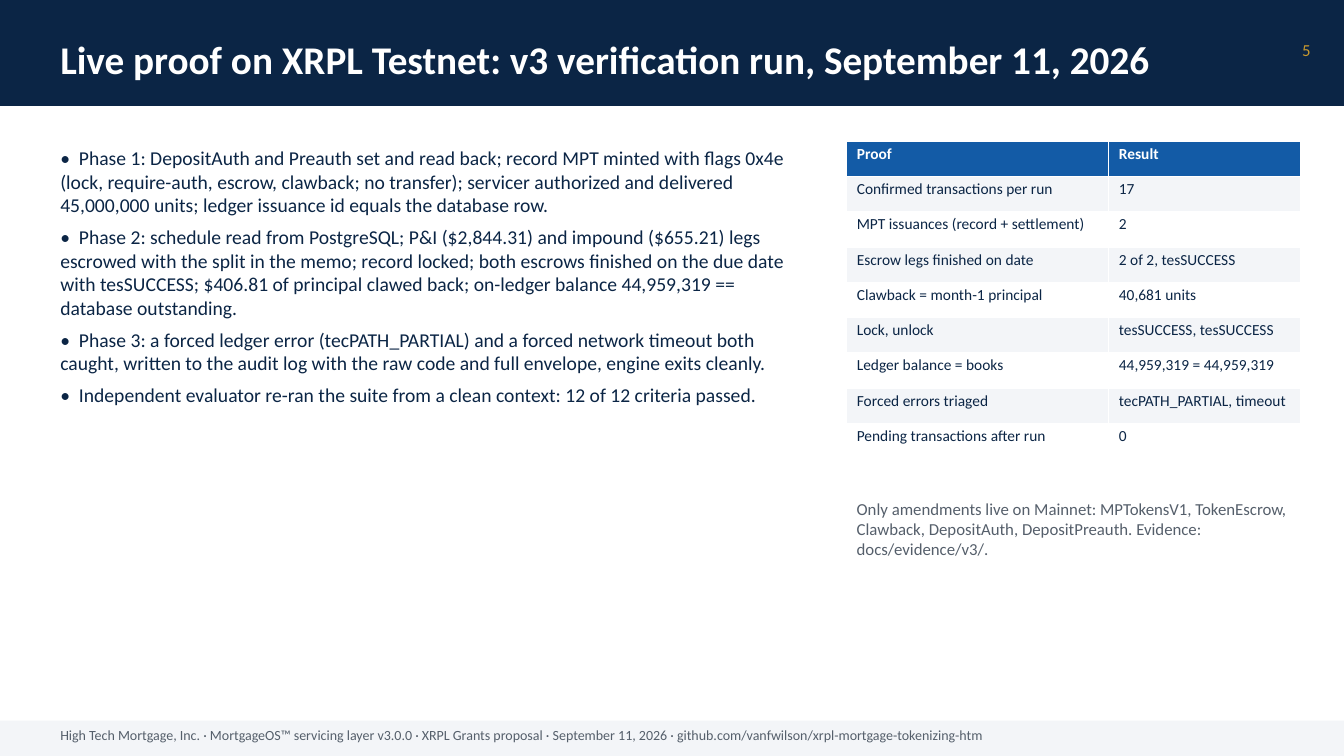
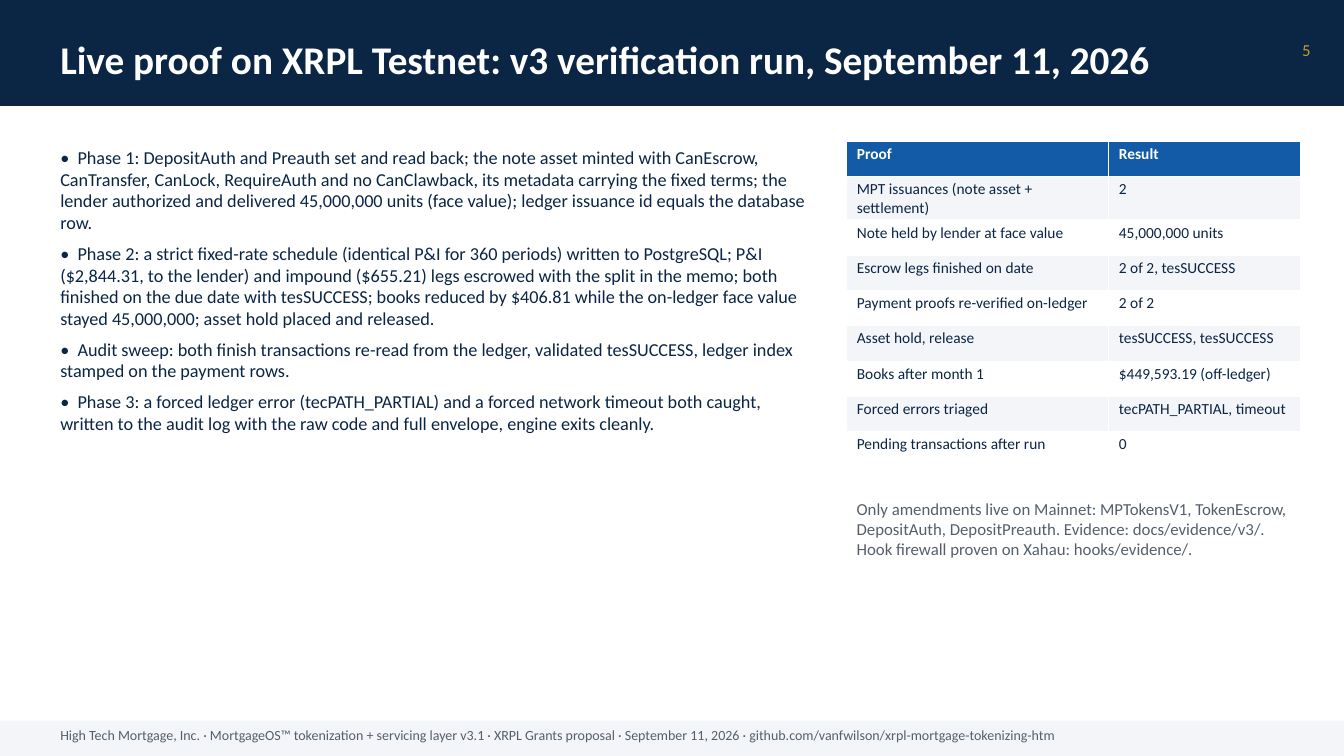
Before and after one commit to vanfwilson/xrpl-mortgage-tokenizing-htm, a slide deck: slide 5 of docs/grant-deck-2026-09-11.pptx. Drawn at 1344x756 pixels with LibreOffice and Linux fonts; fonts in the diff are those of the drawing. Boxes give left, top, right and bottom in pixels: in the first picture for what was removed or moved away, otherwise in the second. Text is boxed around its words. In the diff, an @@ line names an element or a change of style, - is before the commit and + after.

```diff
--- a/docs/grant-deck-2026-09-11.pptx
+++ b/docs/grant-deck-2026-09-11.pptx
@@ text at [60,151,805,433]: paragraph removed @@
-• Independent evaluator re-ran the suite from a clean context: 12 of 12 criteria passed.
@@ table at [847,141,1301,459] @@
-row 2, column 1: Confirmed transactions per run
+row 2, column 1: MPT issuances (note asset + settlement)
-row 2, column 2: 17
+row 2, column 2: 2
-row 3, column 1: MPT issuances (record + settlement)
+row 3, column 1: Note held by lender at face value
-row 3, column 2: 2
+row 3, column 2: 45,000,000 units
-row 5, column 1: Clawback = month-1 principal
+row 5, column 1: Payment proofs re-verified on-ledger
-row 5, column 2: 40,681 units
+row 5, column 2: 2 of 2
-row 6, column 1: Lock, unlock
+row 6, column 1: Asset hold, release
-row 7, column 1: Ledger balance = books
+row 7, column 1: Books after month 1
-row 7, column 2: 44,959,319 = 44,959,319
+row 7, column 2: $449,593.19 (off-ledger)
@@ text at [60,151,805,380]: text changed; size 14 to 13 pt @@
-• Phase 1: DepositAuth and Preauth set and read back; record MPT minted with flags 0x4e (lock, require-auth, escrow, clawback; no transfer); servicer authorized and delivered 45,000,000 units; ledger issuance id equals the database row.
-• Phase 2: schedule read from PostgreSQL; P&I ($2,844.31) and impound ($655.21) legs escrowed with the split in the memo; record locked; both escrows finished on the due date with tesSUCCESS; $406.81 of principal clawed back; on-ledger balance 44,959,319 == database outstanding.
+• Phase 1: DepositAuth and Preauth set and read back; the note asset minted with CanEscrow, CanTransfer, CanLock, RequireAuth and no CanClawback, its metadata carrying the fixed terms; the lender authorized and delivered 45,000,000 units (face value); ledger issuance id equals the database row.
+• Phase 2: a strict fixed-rate schedule (identical P&I for 360 periods) written to PostgreSQL; P&I ($2,844.31, to the lender) and impound ($655.21) legs escrowed with the split in the memo; both finished on the due date with tesSUCCESS; books reduced by $406.81 while the on-ledger face value stayed 45,000,000; asset hold placed and released.
+• Audit sweep: both finish transactions re-read from the ledger, validated tesSUCCESS, ledger index stamped on the payment rows.
@@ text at [60,395,761,433]: size 14 to 13 pt in "• Phase 3: a forced ledger error ..." @@
@@ text at [857,503,1286,558]: text changed @@
-Only amendments live on Mainnet: MPTokensV1, TokenEscrow, Clawback, DepositAuth, DepositPreauth. Evidence: docs/evidence/v3/.
+Only amendments live on Mainnet: MPTokensV1, TokenEscrow, DepositAuth, DepositPreauth. Evidence: docs/evidence/v3/. Hook firewall proven on Xahau: hooks/evidence/.
@@ text at [60,730,1054,743]: text changed @@
-High Tech Mortgage, Inc. · MortgageOS™ servicing layer v3.0.0 · XRPL Grants proposal · September 11, 2026 · github.com/vanfwilson/xrpl-mortgage-tokenizing-htm
+High Tech Mortgage, Inc. · MortgageOS™ tokenization + servicing layer v3.1 · XRPL Grants proposal · September 11, 2026 · github.com/vanfwilson/xrpl-mortgage-tokenizing-htm
```
Also in this commit, not shown: 14 other slides changed, 18 other files.
